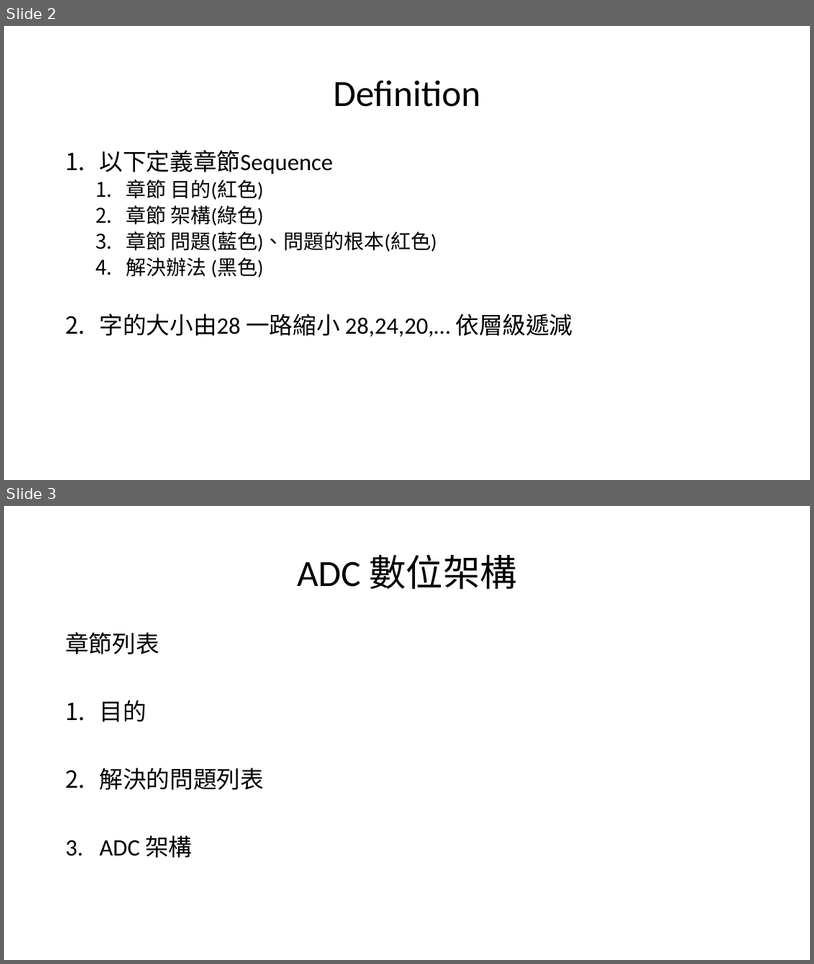
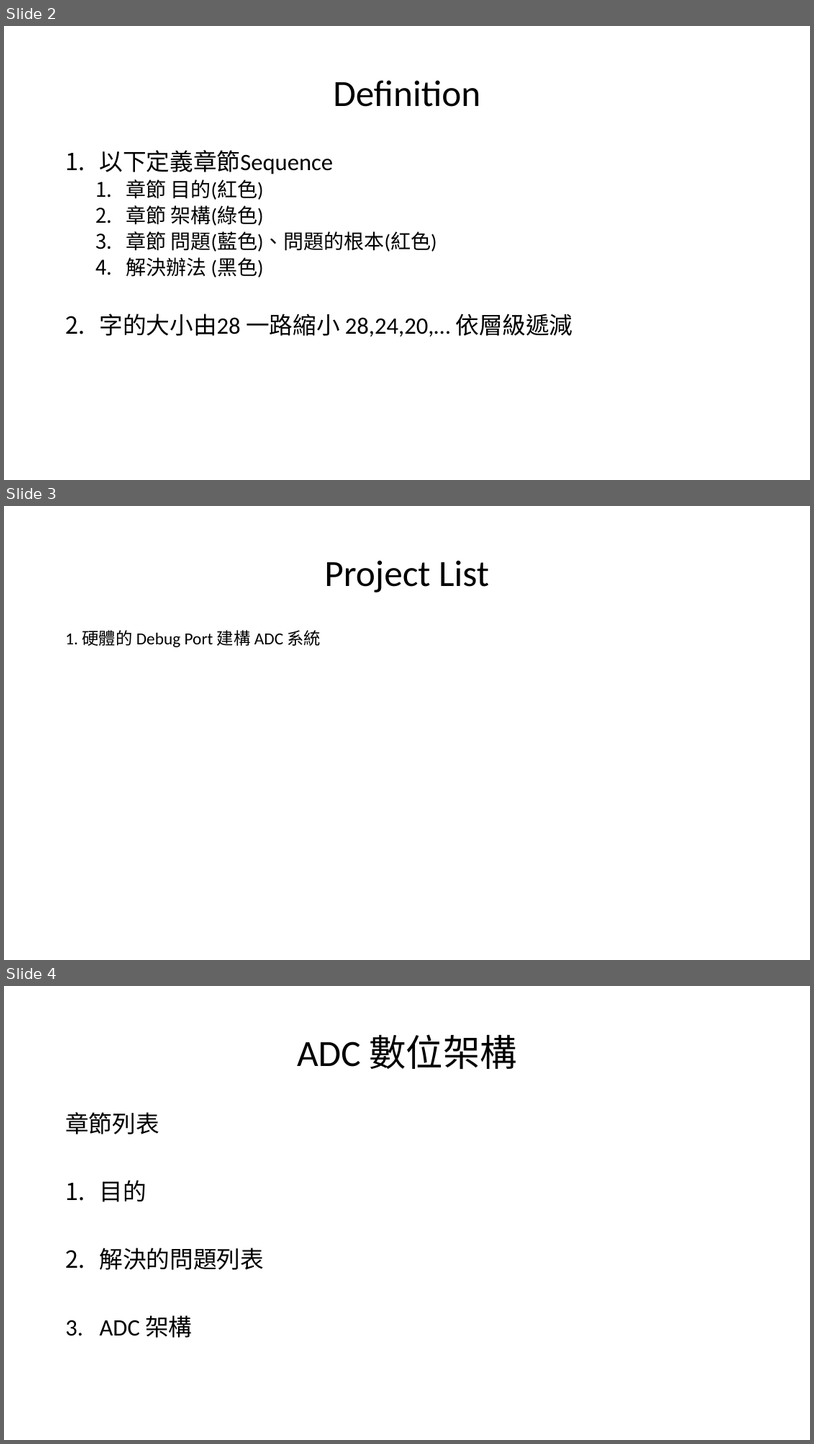
Before and after one commit to a0910281835/Summrary_PDF, a slide deck: Project_Summary_pdf/Project_Summary.pptx. Shown one above the other, each under a label of ours: slides 2 and 3 before the commit, slides 2, 3 and 4 after it. The pictures are 814x964 and 814x1444 pixels, drawn with LibreOffice and Linux fonts; fonts in the diff are those of the drawing. Boxes give left, top, right and bottom in pixels: in the first picture for what was removed or moved away, otherwise in the second. Text is boxed around its words. In the diff, an @@ line names an element or a change of style, - is before the commit and + after.

```diff
--- a/Project_Summary_pdf/Project_Summary.pptx
+++ b/Project_Summary_pdf/Project_Summary.pptx
@@ slide 3 added at (4, 506, 810, 960), background #FFFFFF @@
@@ title added at (324, 560, 489, 592), 44 pt, text #000000 @@
+Project List
@@ text added at (65, 630, 322, 647), 20 pt, text #000000 @@
+1. 硬體的 Debug Port 建構 ADC 系統
@@ what was slide 3 is now slide 4 @@
```
Also in this commit, not shown: 4 slides changed, 5 other slides added, 1 other file.
